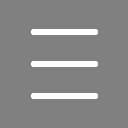
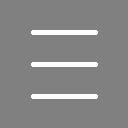
Layered file, before and after one edit (w=128, h=128). Changes by layer:
renamed "settings copy 2" to "Layer 2", painted on it over <box>31,30,98,95</box>
removed layer "settings copy" over <box>31,61,98,63</box>
removed layer "settings" over <box>31,29,98,31</box>
